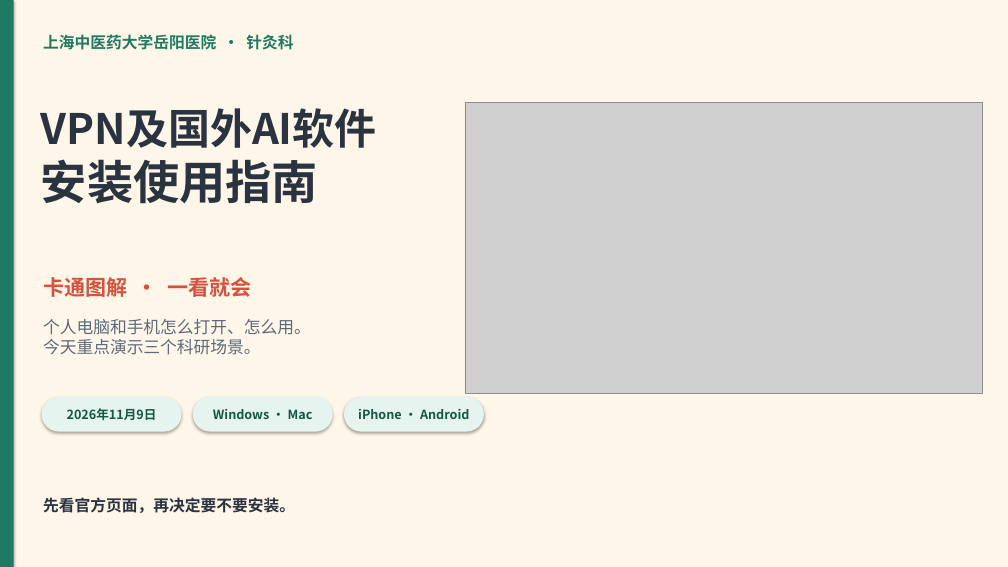
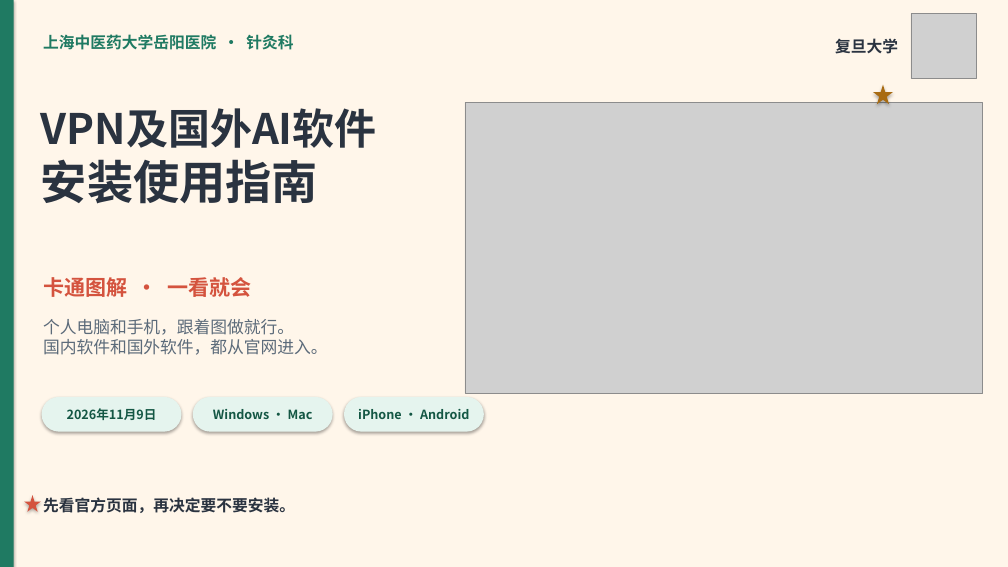
Before and after one commit to hujigang2010-maker/AIDEN, a slide deck: slide 1 of output/岳阳医院针灸科-VPN及国外AI软件安装使用指南.pptx. Drawn at 1008x567 pixels with LibreOffice and Linux fonts; fonts in the diff are those of the drawing; grey boxes stand for pictures. Boxes give left, top, right and bottom in pixels: in the first picture for what was removed or moved away, otherwise in the second. Text is boxed around its words. In the diff, an @@ line names an element or a change of style, - is before the commit and + after.

```diff
--- a/output/岳阳医院针灸科-VPN及国外AI软件安装使用指南.pptx
+++ b/output/岳阳医院针灸科-VPN及国外AI软件安装使用指南.pptx
@@ picture added at (x1=911, y1=14, x2=976, y2=79) @@
@@ text added at (x1=835, y1=38, x2=898, y2=54), 15 pt, text #2A3340, bold @@
+复旦大学
@@ star added at (x1=873, y1=85, x2=893, y2=104), fill #A86B12 @@
@@ text at (x1=43, y1=319, x2=328, y2=355): text changed @@
-个人电脑和手机怎么打开、怎么用。
-今天重点演示三个科研场景。
+个人电脑和手机，跟着图做就行。
+国内软件和国外软件，都从官网进入。
@@ star added at (x1=24, y1=495, x2=41, y2=512), fill #D4533E @@
```
Also in this commit, not shown: 20 other slides changed, 5 slides added, 2 slides removed, 4 other files.
